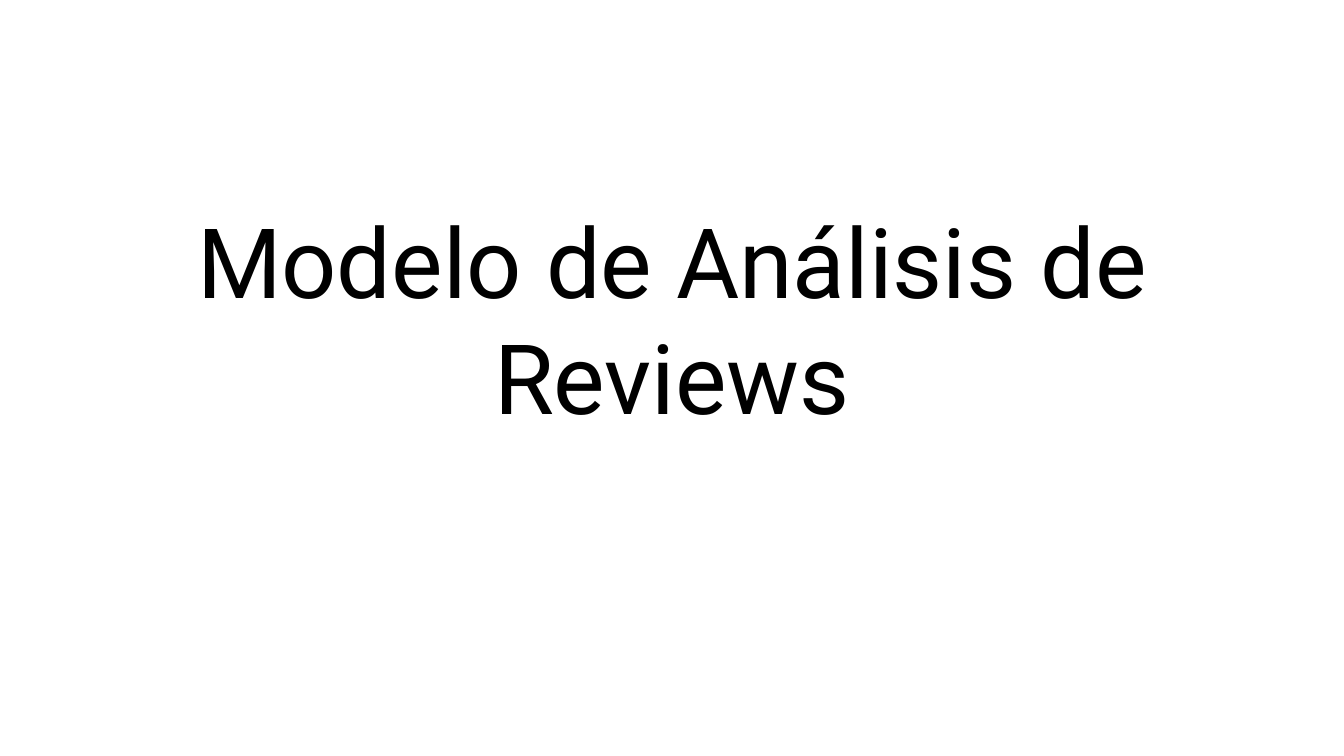
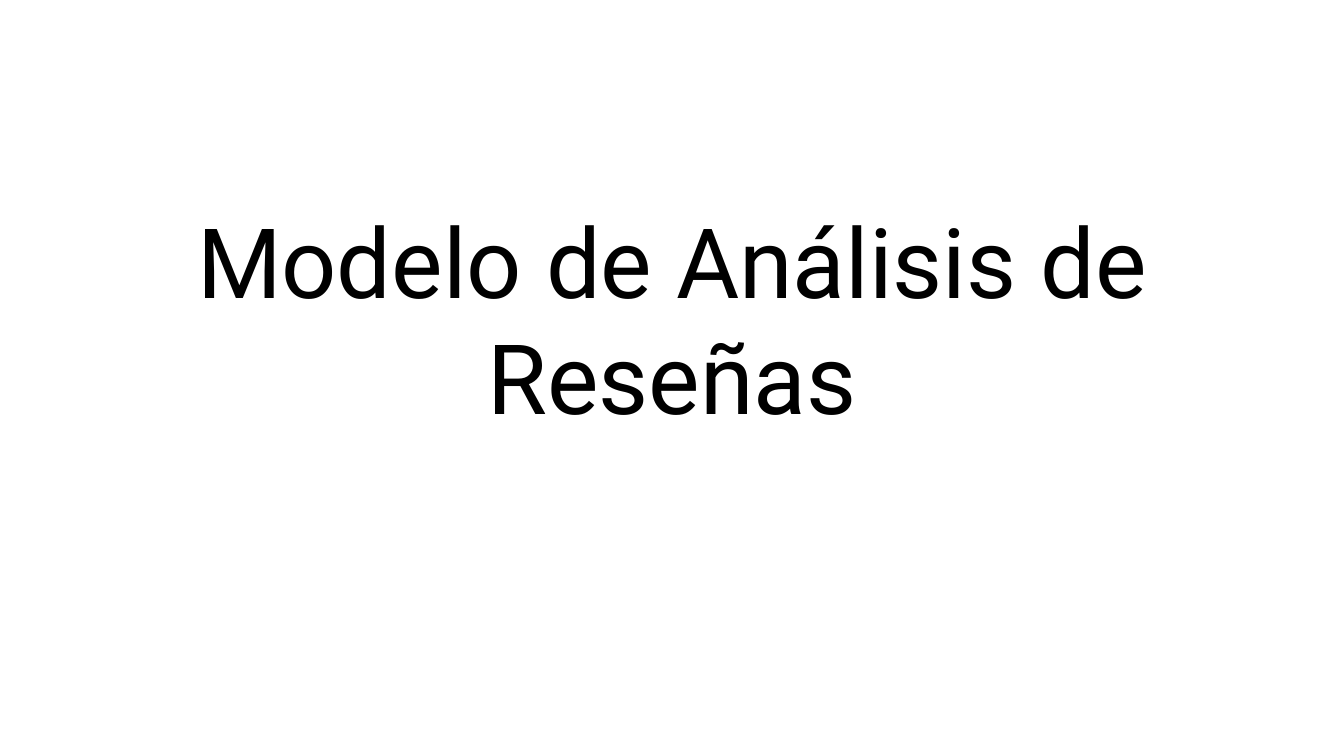
Before and after one commit to EnricPH/Evolve_NLP_Project, a slide deck: slide 1 of recursos/Presentación.pptx. Drawn at 1344x756 pixels with LibreOffice and Linux fonts; fonts in the diff are those of the drawing. Boxes give left, top, right and bottom in pixels: in the first picture for what was removed or moved away, otherwise in the second. Text is boxed around its words. In the diff, an @@ line names an element or a change of style, - is before the commit and + after.

```diff
--- a/recursos/Presentación.pptx
+++ b/recursos/Presentación.pptx
@@ title at (197, 225, 1146, 415): text changed @@
-Modelo de Análisis de Reviews
+Modelo de Análisis de Reseñas
```
Also in this commit, not shown: 1 other slide changed, 6 slides added, 5 slides removed, 3 other files.
